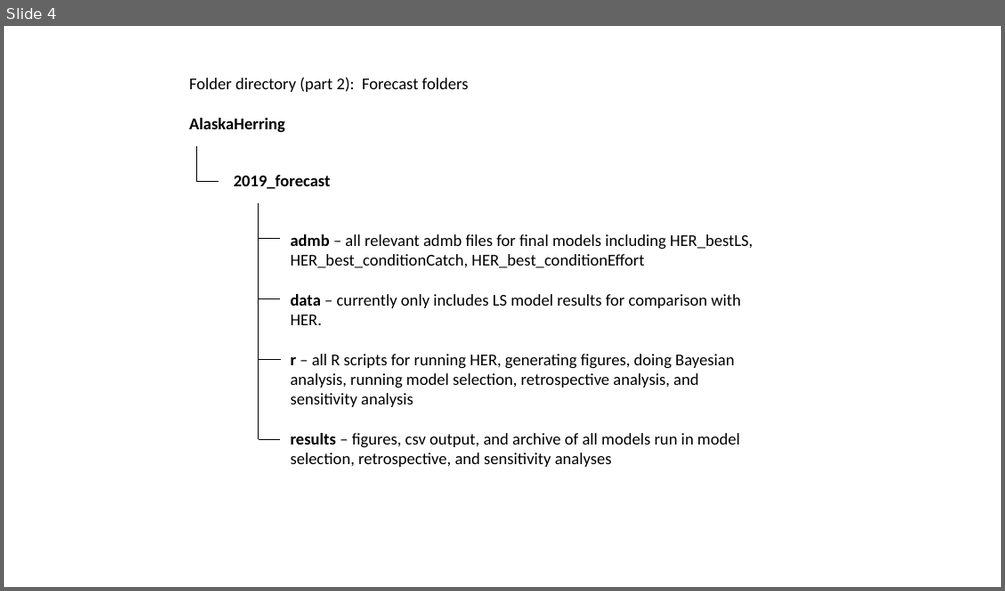
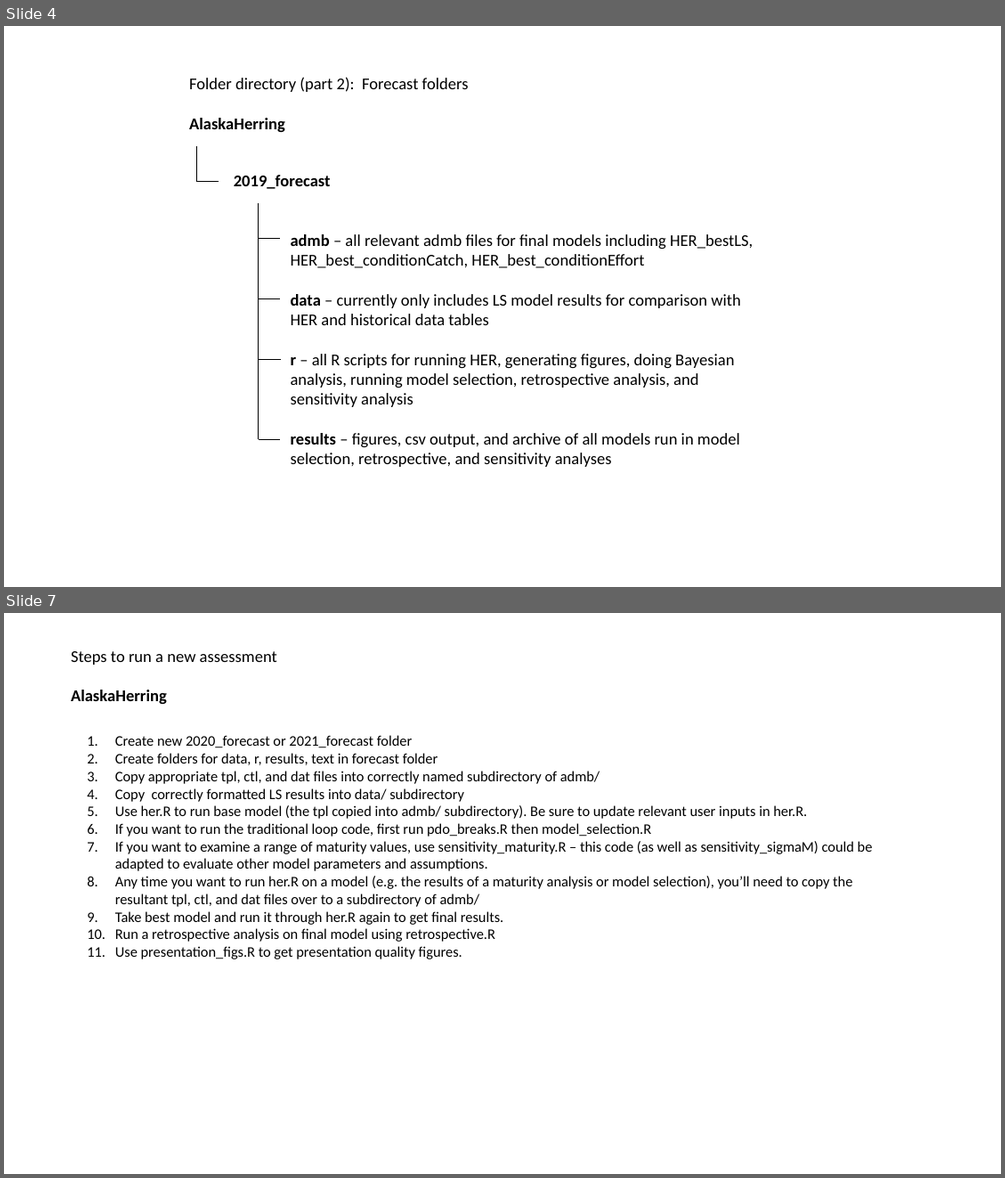
Before and after one commit to commfish/AlaskaHerring, a slide deck: technical_docs/folder_organization.pptx. Shown one above the other, each under a label of ours: slide 4 before the commit, slides 4 and 7 after it; the slides between them are not shown. The pictures are 1005x591 and 1005x1178 pixels, drawn with LibreOffice and Linux fonts; fonts in the diff are those of the drawing. Boxes give left, top, right and bottom in pixels: in the first picture for what was removed or moved away, otherwise in the second. Text is boxed around its words. In the diff, an @@ line names an element or a change of style, - is before the commit and + after.

```diff
--- a/technical_docs/folder_organization.pptx
+++ b/technical_docs/folder_organization.pptx
@@ slide 7 added at [4, 613, 1001, 1174], background #FFFFFF @@
@@ text added at [71, 651, 277, 704], 15.9 pt, text #000000 @@
+Steps to run a new assessment
+AlaskaHerring
@@ text added at [115, 735, 873, 959], 14.1 pt, text #000000 @@
+1. Create new 2020_forecast or 2021_forecast folder
+2. Create folders for data, r, results, text in forecast folder
+3. Copy appropriate tpl, ctl, and dat files into correctly named subdirectory of admb/
+4. Copy correctly formatted LS results into data/ subdirectory
+5. Use her.R to run base model (the tpl copied into admb/ subdirectory). Be sure to update relevant user inputs in her.R.
+6. If you want to run the traditional loop code, first run pdo_breaks.R then model_selection.R
+7. If you want to examine a range of maturity values, use sensitivity_maturity.R – this code (as well as sensitivity_sigmaM) could be adapted to evaluate other model parameters and assumptions.
+8. Any time you want to run her.R on a model (e.g. the results of a maturity analysis or model selection), you’ll need to copy the resultant tpl, ctl, and dat files over to a subdirectory of admb/
+9. Take best model and run it through her.R again to get final results.
+10. Run a retrospective analysis on final model using retrospective.R
+11. Use presentation_figs.R to get presentation quality figures.
@@ slide 4 changed as well @@
@@ text at [291, 294, 741, 325]: text changed @@
-data – currently only includes LS model results for comparison with HER.
+data – currently only includes LS model results for comparison with HER and historical data tables
```
Also in this commit, not shown: 4 other slides changed, 1 other slide added, 26 other files.
